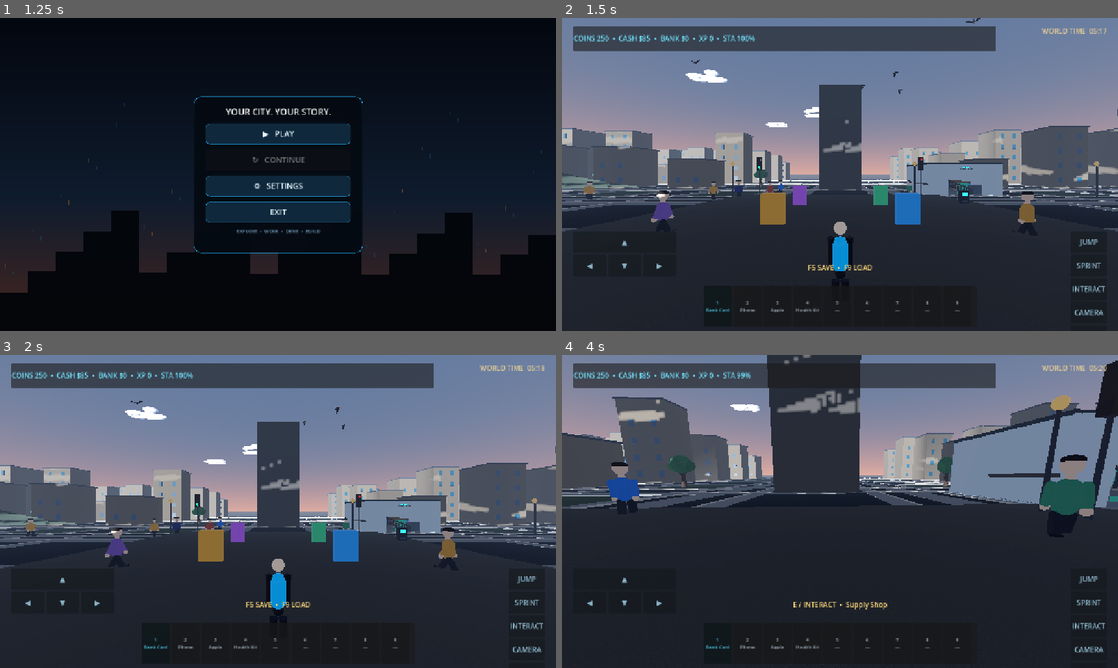
Above: before the commit, frames 1-4 (two rows, left to right).
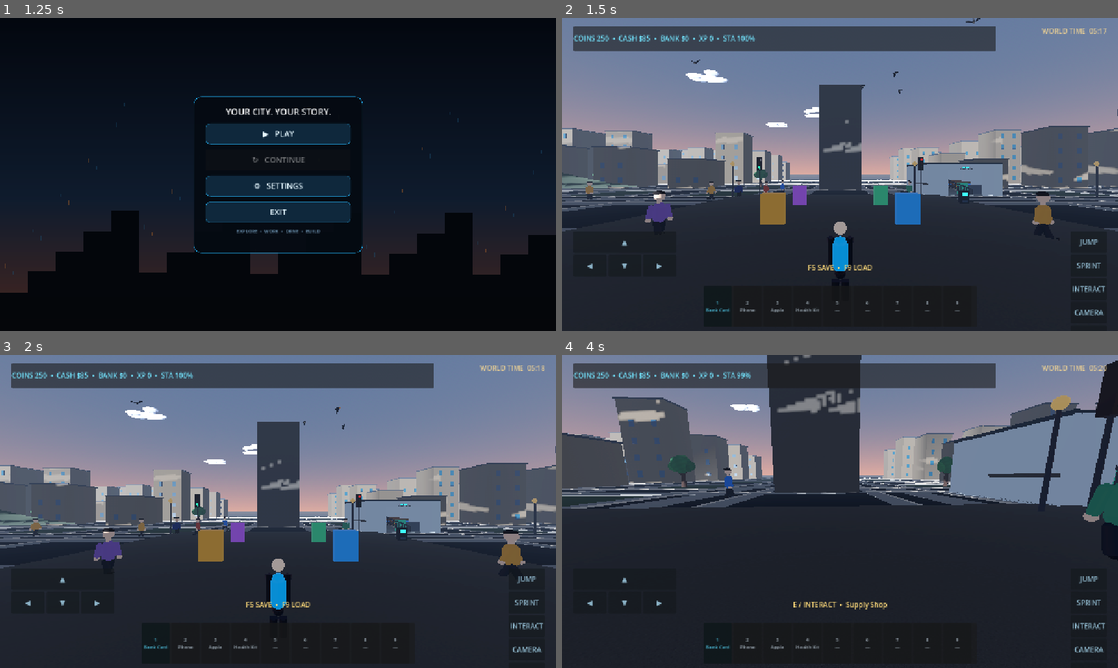
Above: after the commit, the same moments.

Repository: arezosaleh040-wq/Stickman
Game: Godot game, scene res://scenes/main.tscn
Two runs of this game, one before a commit and one after it. Both use one fixed random seed, a clock stepped at 60 frames per second and the inputs below.
Inputs (mouse positions are in pixels of both pictures, inside the frame that each line leads up to):
- Up to frame 1 (1.25 s): click "▲" at 0.5 s
- Up to frame 2 (1.5 s): click "▶ PLAY" at 1.25 s
- Up to frame 3 (2 s): no input
- Up to frame 4 (4 s): tap Enter at 2 s; move the mouse to (867, 511) at 2.02 s; hold Shift (sprint) 2.03-2.78 s; hold W (move_forward) from 2.03 s (still down); click (867, 511) at 2.17 s; tap Space (jump) at 2.27, 2.57, 3.02, 3.32 s; move the mouse to (812, 511) at 2.77 s; tap V at 2.85 s; move the mouse to (851, 505) at 3.52 s; tap E at 3.6 s

Frame 1 is identical in both runs. In frame 2, 0.8% of the frame differs, in the area x 3-89%, y 51-66%; in frame 3, 1.2%; in frame 4, 2.4%, in the area x 8-100%, y 31-66%.
Error in both runs: Invalid call. Nonexistent 'float' constructor. (res://scripts/player.gd:300)

Commit message:
Remove repetitive road stripes and expand resident roaming

Diff:
--- a/scripts/world.gd
+++ b/scripts/world.gd
@@ -240,14 +240,6 @@
 		road.position.y = 0.045
 		road.material_override = road_mat
 		add_child(road)
-		for i in range(-9, 10):
-			var stripe := MeshInstance3D.new()
-			var stripe_mesh := BoxMesh.new()
-			stripe_mesh.size = Vector3(0.18, 0.025, 3.0) if axis == -1 else Vector3(3.0, 0.025, 0.18)
-			stripe.mesh = stripe_mesh
-			stripe.position = Vector3(0, 0.1, i * 11.0) if axis == -1 else Vector3(i * 11.0, 0.1, 0)
-			stripe.material_override = line_mat
-			add_child(stripe)
 
 	var sidewalk := _mat(Color(0.39,0.39,0.37),0.94)
 	for side in [-1.0,1.0]:
@@ -1078,8 +1070,8 @@
 		npc.set_script(load("res://scripts/npc.gd"))
 		npc.set("display_name", resident[0])
 		npc.set("dialogue", resident[1])
-		npc.set("wander_radius", 1.15)
-		npc.set("move_speed", 1.15)
+		npc.set("wander_radius", 105.0)
+		npc.set("move_speed", 1.65)
 		npc.position = resident[2]
 		add_child(npc)
 
